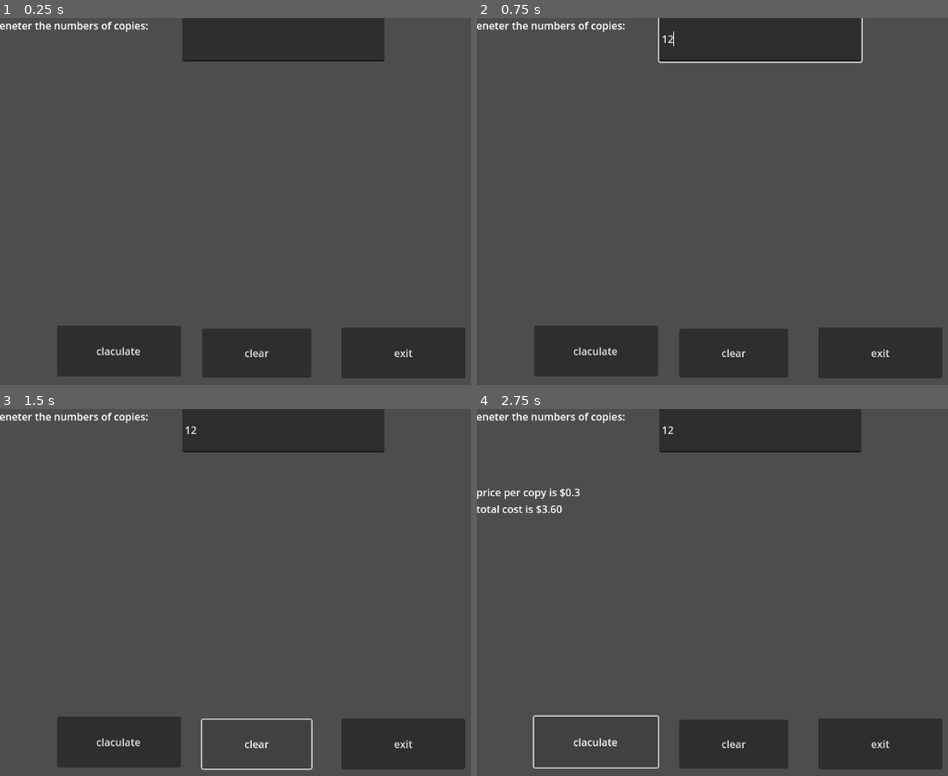
Above: before the commit, frames 1-4 (two rows, left to right).
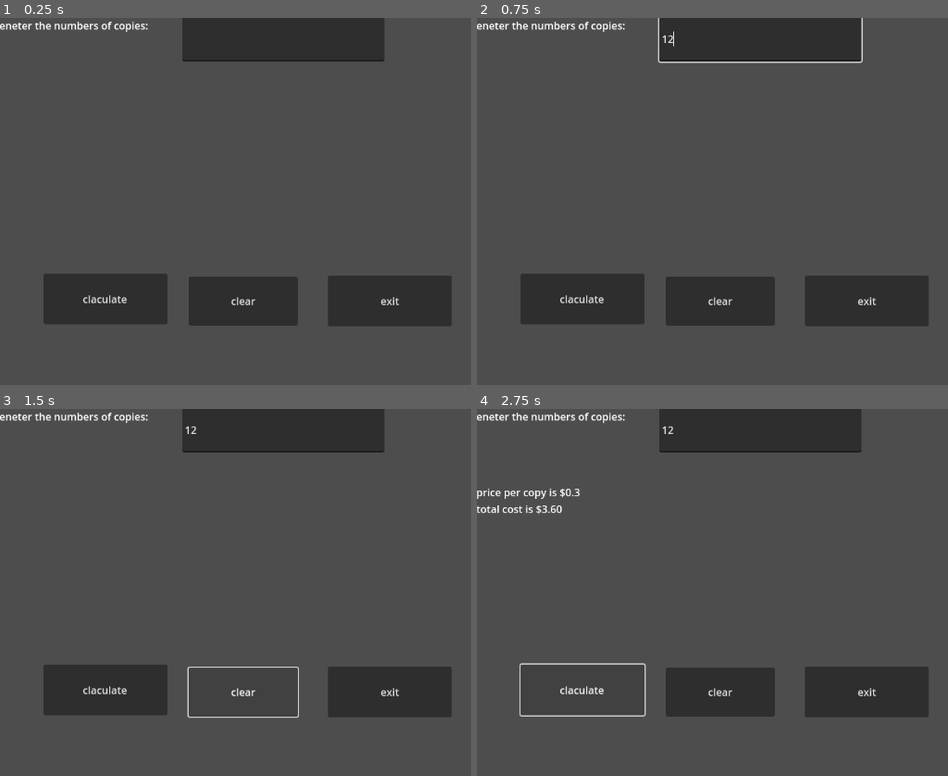
Above: after the commit, the same moments.

Repository: Loganadams56/game-design-1
Game: Godot game, scene res://lp_4_1.tscn
Same seed, same stepped clock (60 frames per second), same inputs: the game is played once before the commit and once after it. The project has no main scene, so this scene is started directly.
Inputs (mouse positions are in pixels of both pictures, inside the frame that each line leads up to):
- Up to frame 1 (0.25 s): no input
- Up to frame 2 (0.75 s): click (759, 40) at 0.52 s; type "12" at 0.6 s
- Up to frame 3 (1.5 s): click "clear" at 1.25 s
- Up to frame 4 (2.75 s): click "claculate" at 2 s

The runs differ from the first frame. In frame 1, 20% of the frame differs, in the area x 9-99%, y 69-99%; in frame 2, 20%; in frame 3, 15%; in frame 4, 14%.

Commit message:
update prog115a
update prog115a

Diff:
--- /dev/null
+++ b/lp4-3.gd
@@ -0,0 +1,24 @@
+extends Control
+
+
+# Called when the node enters the scene tree for the first time.
+func _ready():
+	pass # Replace with function body.
+
+
+# Called every frame. 'delta' is the elapsed time since the previous frame.
+func _process(delta):
+	pass
+
+
+func _on_btncalc_pressed():
+	pass # Replace with function body.
+
+
+func _on_btnclear_pressed():
+	$Label.text = ""
+	$Label2.text = ""
+	$Label3.text = ""
+
+func _on_btnexit_pressed():
+	get_tree().quit()
--- a/lp_4_1.tscn
+++ b/lp_4_1.tscn
@@ -23,7 +23,7 @@
 layout_mode = 0
 offset_top = 118.0
 offset_right = 819.0
-offset_bottom = 432.0
+offset_bottom = 340.0
 
 [node name="txtcopies" type="LineEdit" parent="."]
 layout_mode = 0
@@ -34,10 +34,10 @@
 
 [node name="btnclear" type="Button" parent="."]
 layout_mode = 0
-offset_left = 316.0
-offset_top = 484.0
-offset_right = 486.0
-offset_bottom = 560.0
+offset_left = 295.0
+offset_top = 403.0
+offset_right = 465.0
+offset_bottom = 479.0
 text = "clear"
 
 [node name="btncalc" type="Button" parent="btnclear"]
--- /dev/null
+++ b/lp_4_3.tscn
@@ -0,0 +1,64 @@
+[gd_scene load_steps=2 format=3 uid="uid://ctcav68j7wt5l"]
+
+[ext_resource type="Script" path="res://lp4-3.gd" id="1_mm486"]
+
+[node name="lp4-3" type="Control"]
+layout_mode = 3
+anchors_preset = 15
+anchor_right = 1.0
+anchor_bottom = 1.0
+offset_left = 4.0
+offset_right = 4.0
+grow_horizontal = 2
+grow_vertical = 2
+script = ExtResource("1_mm486")
+
+[node name="lbleggs" type="Label" parent="."]
+layout_mode = 0
+offset_left = 1.0
+offset_top = 3.0
+offset_right = 268.0
+offset_bottom = 65.0
+text = "enter the number amount of eggs"
+
+[node name="lblout" type="Label" parent="lbleggs"]
+layout_mode = 0
+offset_left = 150.0
+offset_top = 117.0
+offset_right = 645.0
+offset_bottom = 312.0
+
+[node name="entnum" type="LineEdit" parent="."]
+layout_mode = 0
+offset_left = 281.0
+offset_top = 7.0
+offset_right = 488.0
+offset_bottom = 90.0
+
+[node name="btncalc" type="Button" parent="."]
+layout_mode = 0
+offset_left = 37.0
+offset_top = 352.0
+offset_right = 270.0
+offset_bottom = 421.0
+text = "calculate"
+
+[node name="btnclear" type="Button" parent="."]
+layout_mode = 0
+offset_left = 293.0
+offset_top = 355.0
+offset_right = 526.0
+offset_bottom = 424.0
+text = "Clear"
+
+[node name="btnexit" type="Button" parent="."]
+layout_mode = 0
+offset_left = 553.0
+offset_top = 354.0
+offset_right = 786.0
+offset_bottom = 423.0
+text = "exit"
+
+[connection signal="pressed" from="btncalc" to="." method="_on_btncalc_pressed"]
+[connection signal="pressed" from="btnclear" to="." method="_on_btnclear_pressed"]
+[connection signal="pressed" from="btnexit" to="." method="_on_btnexit_pressed"]
--- /dev/null
+++ b/prog115a.gd
@@ -0,0 +1,23 @@
+extends Control
+
+
+# Called when the node enters the scene tree for the first time.
+func _ready():
+	pass # Replace with function body.
+
+
+# Called every frame. 'delta' is the elapsed time since the previous frame.
+func _process(delta):
+	pass
+
+
+func _on_btncalc_pressed():
+	$ItemList.add_item("Number")
+	# range(start, stop) or
+	# range(start, stop, step)
+	for num in range(2, 36+1, 2):
+		var line = "%d" % num
+		$ItemList.add_item(line)
+
+func _on_btnclear_pressed():
+	$ItemList.clear()
--- /dev/null
+++ b/prog_115a.tscn
@@ -0,0 +1,48 @@
+[gd_scene load_steps=2 format=3 uid="uid://dyxw7awq4ulq4"]
+
+[ext_resource type="Script" path="res://prog115a.gd" id="1_clh1w"]
+
+[node name="prog115a" type="Control"]
+layout_mode = 3
+anchor_right = 1.279
+anchor_bottom = 1.142
+offset_top = -1.0
+offset_right = -0.408081
+offset_bottom = -0.0160522
+grow_horizontal = 2
+grow_vertical = 2
+script = ExtResource("1_clh1w")
+
+[node name="ItemList" type="ItemList" parent="."]
+layout_mode = 0
+offset_left = 136.0
+offset_top = 94.0
+offset_right = 1043.0
+offset_bottom = 472.0
+
+[node name="btncalc" type="Button" parent="."]
+layout_mode = 0
+offset_left = -1.0
+offset_top = 513.0
+offset_right = 372.0
+offset_bottom = 649.0
+text = "claculate"
+
+[node name="btnclear" type="Button" parent="."]
+layout_mode = 0
+offset_left = 386.0
+offset_top = 509.0
+offset_right = 759.0
+offset_bottom = 645.0
+text = "claculate"
+
+[node name="Button3" type="Button" parent="."]
+layout_mode = 0
+offset_left = 785.0
+offset_top = 512.0
+offset_right = 1158.0
+offset_bottom = 648.0
+text = "claculate"
+
+[connection signal="pressed" from="btncalc" to="." method="_on_btncalc_pressed"]
+[connection signal="pressed" from="btnclear" to="." method="_on_btnclear_pressed"]
--- /dev/null
+++ b/random_nums.gd
@@ -0,0 +1,25 @@
+extends Control
+
+
+# Called when the node enters the scene tree for the first time.
+func _ready():
+	pass # Replace with function body.
+
+
+# Called every frame. 'delta' is the elapsed time since the previous frame.
+func _process(delta):
+	pass
+
+
+func _on_button_pressed():
+	# r4andom num (min, max) = randi() % (max - min) =min
+	# max i not included
+	var len = randi() % (14 - 1) + 1
+	var wid = randi() % (23 - 2) + 2
+	var area = len * wid
+	var rnd =  randf() # 0.0,999
+	var rnd2 = randf_range(-5., 5.)
+	# %d means int, %f means float, %.#f means round to # desimals
+	# /n newline, /t tab space
+	$Label.text ="len: %d/nwid:%darea: %d\nrnd1: %f\rand2: %f" \
+						%[len, wid, area, rnd, rnd2
--- /dev/null
+++ b/random_nums.tscn
@@ -0,0 +1,27 @@
+[gd_scene load_steps=2 format=3 uid="uid://w70vfag204w7"]
+
+[ext_resource type="Script" path="res://random_nums.gd" id="1_0i3gc"]
+
+[node name="random_nums" type="Control"]
+layout_mode = 3
+anchors_preset = 15
+anchor_right = 1.0
+anchor_bottom = 1.0
+grow_horizontal = 2
+grow_vertical = 2
+script = ExtResource("1_0i3gc")
+
+[node name="Label" type="Label" parent="."]
+layout_mode = 0
+offset_right = 705.0
+offset_bottom = 294.0
+
+[node name="Button" type="Button" parent="Label"]
+layout_mode = 0
+offset_left = 292.0
+offset_top = 313.0
+offset_right = 496.0
+offset_bottom = 392.0
+text = "calc"
+
+[connection signal="pressed" from="Label/Button" to="." method="_on_button_pressed"]
